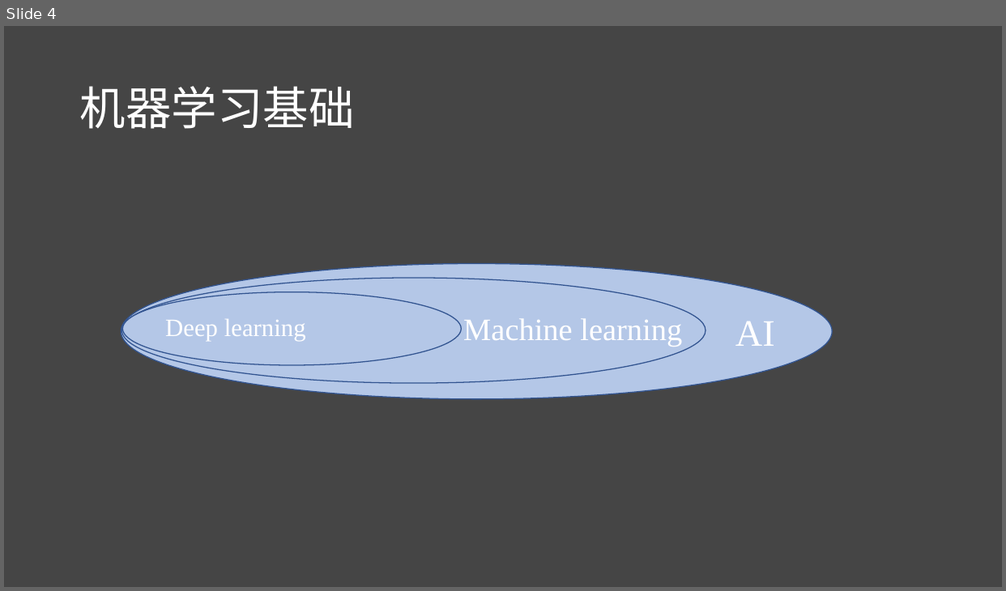
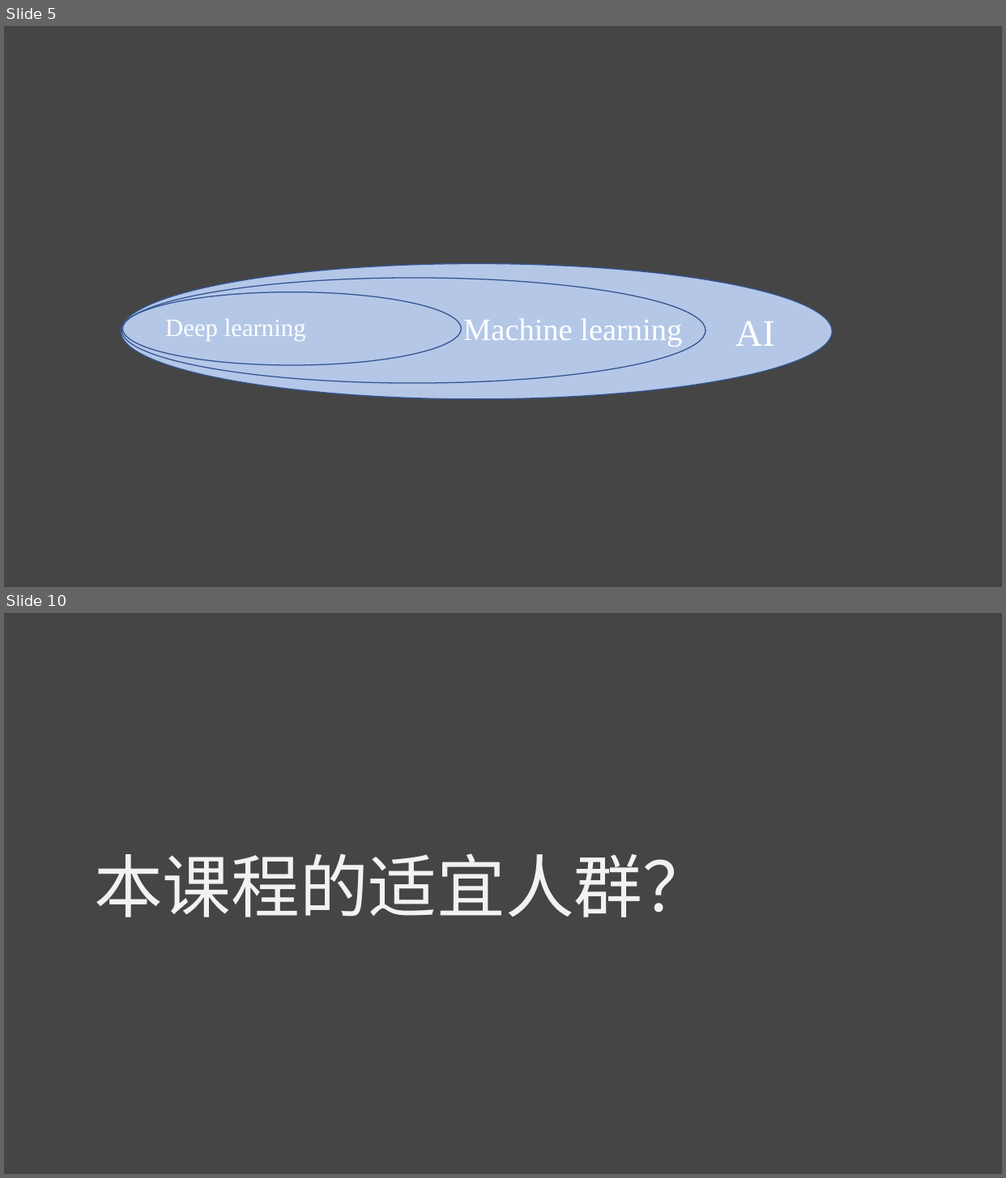
Before and after one commit to lichao312214129/lc_rsfmri_tools_python, a slide deck: 第一届机器学习培训班/第一届机器学习实战班.pptx. Shown one above the other, each under a label of ours: slide 4 before the commit, slides 5 and 10 after it; the slides between them are not shown. The pictures are 1006x591 and 1006x1178 pixels, drawn with LibreOffice and Linux fonts; fonts in the diff are those of the drawing. Boxes give left, top, right and bottom in pixels: in the first picture for what was removed or moved away, otherwise in the second. Text is boxed around its words. In the diff, an @@ line names an element or a change of style, - is before the commit and + after.

```diff
--- a/第一届机器学习培训班/第一届机器学习实战班.pptx
+++ b/第一届机器学习培训班/第一届机器学习实战班.pptx
@@ slide 10 added at box(4, 613, 1002, 1174), background #454545 @@
@@ text added at box(94, 854, 711, 918), 66 pt, text #F2F2F2 @@
+本课程的适宜人群？
@@ what was slide 4 is now slide 5 @@
@@ slide 5 changed as well @@
@@ title removed at box(80, 86, 355, 129) @@
-机器学习基础
```
Also in this commit, not shown: 6 other slides changed, 11 other slides added, 1 slide removed, 1 other file.
